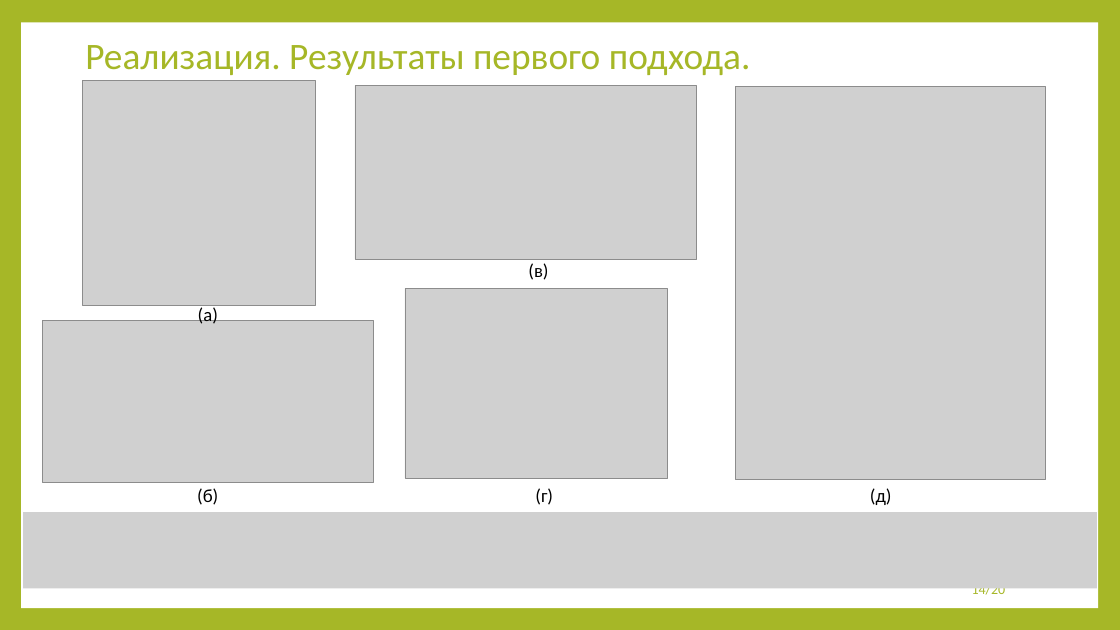
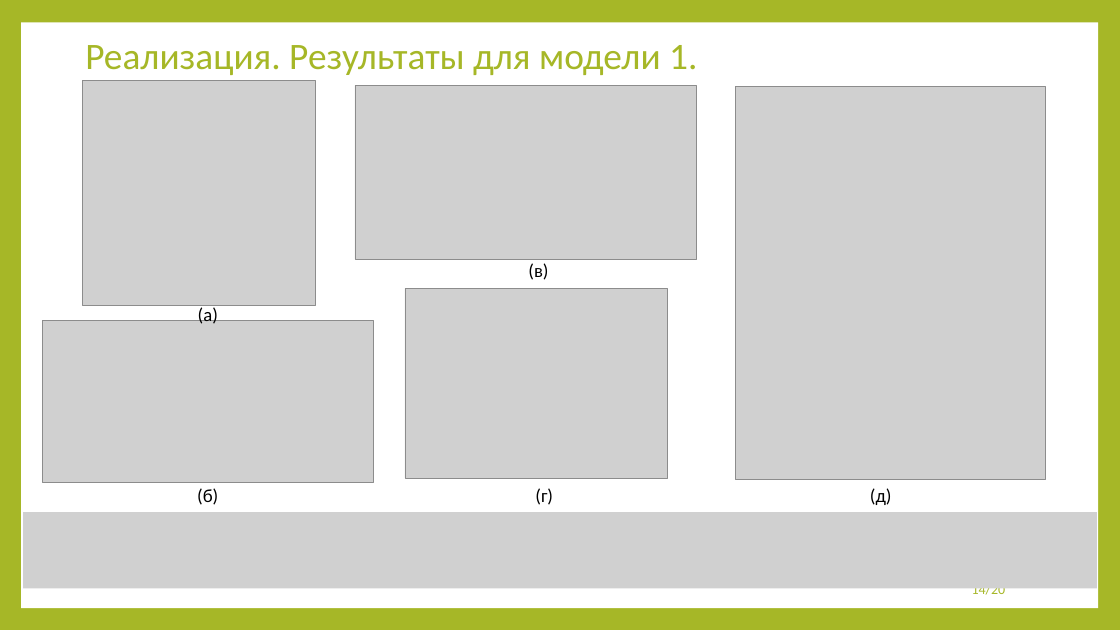
Before and after one commit to 13Fire13nyu/MasterDegree, a slide deck: slide 14 of presentation/presentation.pptx. Drawn at 1120x630 pixels with LibreOffice and Linux fonts; fonts in the diff are those of the drawing; grey boxes stand for pictures. Boxes give left, top, right and bottom in pixels: in the first picture for what was removed or moved away, otherwise in the second. Text is boxed around its words. In the diff, an @@ line names an element or a change of style, - is before the commit and + after.

```diff
--- a/presentation/presentation.pptx
+++ b/presentation/presentation.pptx
@@ title at bbox=[85, 45, 697, 75]: text changed @@
-Реализация. Результаты первого подхода.
+Реализация. Результаты для модели 1.
```
Also in this commit, not shown: 4 other slides changed, 4 slides added.
